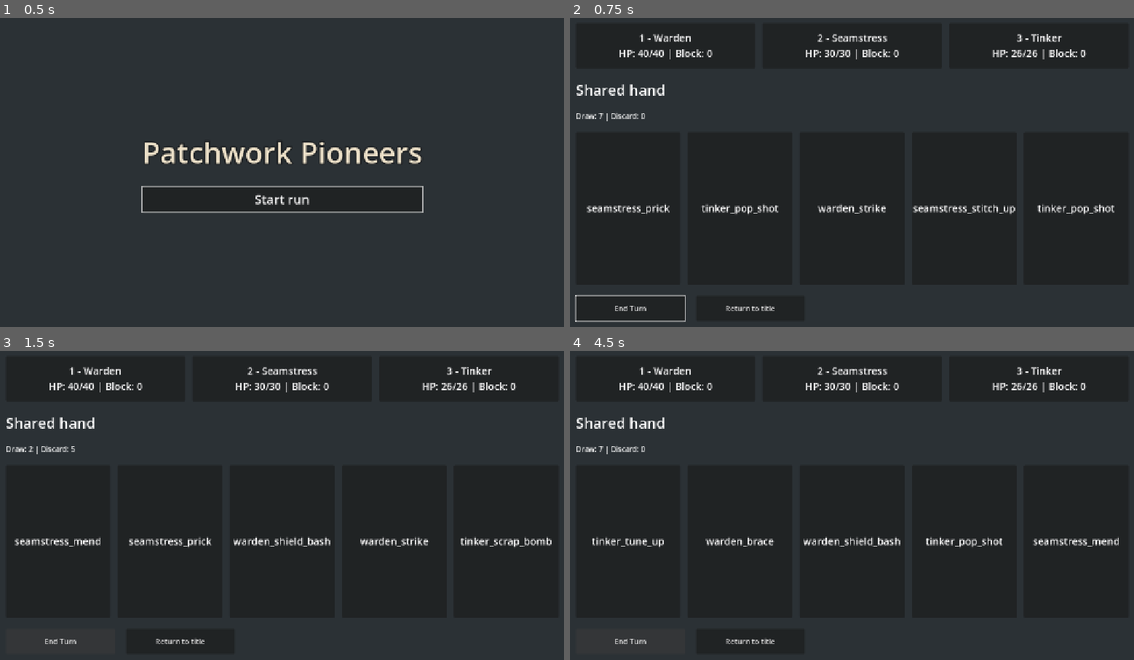
Above: before the commit, frames 1-4 (two rows, left to right).
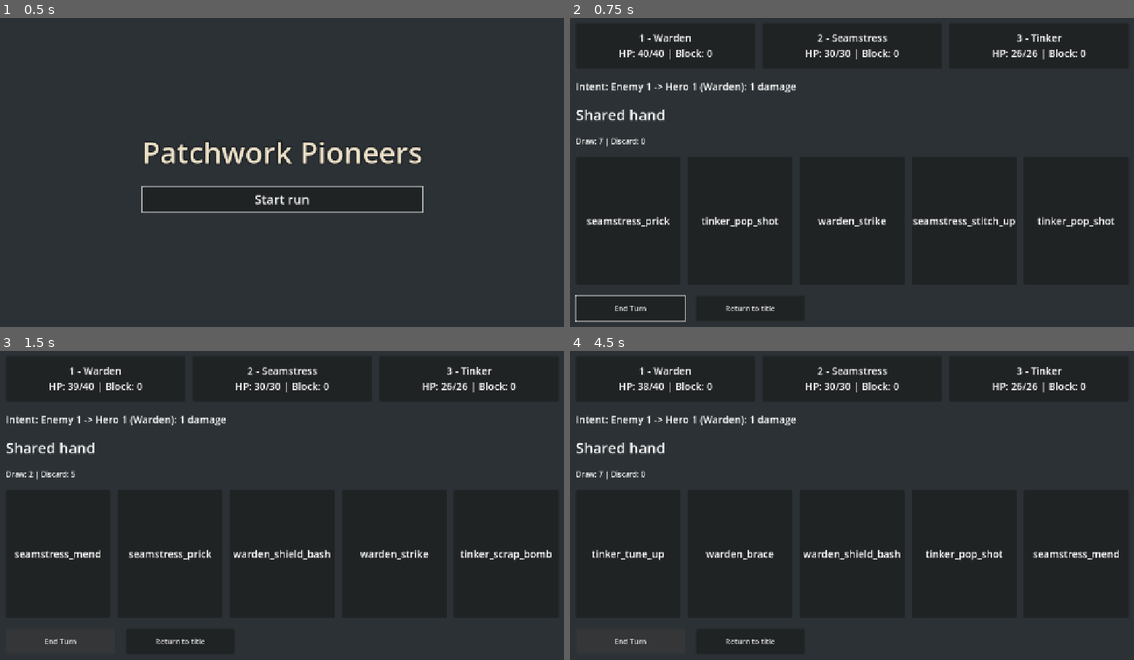
Above: after the commit, the same moments.

Repository: jcoev123-jpg/PatchworkPioneers
Game: Godot game, scene res://scenes/app.tscn
The game is run twice, just before and just after one commit, with the same random seed, the same clock (stepped at 60 frames per second) and the same inputs.
Inputs:
- Up to frame 1 (0.5 s): no input
- Up to frame 2 (0.75 s): click "Start run" at 0.5 s
- Up to frame 3 (1.5 s): click "End Turn" at 1.25 s
- Up to frame 4 (4.5 s): click "Return to title" at 2 s; click "Start run" at 2.75 s; click "End Turn" at 3.5 s; click "End Turn" at 4.25 s

Frame 1 is identical in both runs. In frame 2, 3.5% of the frame differs, in the area x 1-97%, y 20-68%; in frame 3, 3.7%, in the area x 1-98%, y 10-68%; in frame 4, 3.5%.

Commit message:
Patchwork Pioneers cycle 009: Wire enemy attacks into live End Turn
Accepted by relay v2 (Claude final review, tests green).

Diff:
--- /dev/null
+++ b/data/encounters/starter_attacks.json
@@ -0,0 +1,3 @@
+[
+  {"enemy_position": 1, "target_position": 1, "amount": 1}
+]
--- a/scripts/app.gd
+++ b/scripts/app.gd
@@ -6,9 +6,11 @@
 const TITLE := "Patchwork Pioneers"
 const STARTER_DECK_PATH := "res://data/cards/starter_deck.json"
 const STARTER_PARTY_PATH := "res://data/heroes/starter_party.json"
+const STARTER_ATTACKS_PATH := "res://data/encounters/starter_attacks.json"
 
 @export var run_seed: int = 42
 @export_file("*.json") var starter_party_path: String = STARTER_PARTY_PATH
+@export_file("*.json") var starter_attacks_path: String = STARTER_ATTACKS_PATH
 
 var title_label: Label
 var start_button: Button
@@ -23,6 +25,8 @@
 var party: CombatParty
 var hero_view: HBoxContainer
 var hero_panels: Array[PanelContainer] = []
+var enemy_attacks: Array = []
+var intent_label: Label
 
 
 func _ready() -> void:
@@ -80,6 +84,11 @@
 	if not starting_party.is_valid():
 		push_warning("Starter party definitions are invalid; run was not started")
 		return
+	var attacks := _load_enemy_attacks()
+	if attacks.is_empty():
+		push_warning("Starter attacks are invalid; run was not started")
+		return
+	enemy_attacks = attacks
 	party = starting_party
 	run_rng = RandomNumberGenerator.new()
 	run_rng.seed = run_seed
@@ -116,6 +125,38 @@
 			if not definition.get(field) is String or definition[field].is_empty():
 				return []
 		definition["max_hp"] = int(max_hp)
+	return source
+
+
+func _load_enemy_attacks() -> Array:
+	if not FileAccess.file_exists(starter_attacks_path):
+		return []
+	var parser := JSON.new()
+	if parser.parse(FileAccess.get_file_as_string(starter_attacks_path)) != OK:
+		return []
+	var source = parser.data
+	if not source is Array or source.is_empty():
+		return []
+	var sources: Array[int] = []
+	for attack in source:
+		if not attack is Dictionary:
+			return []
+		for field in ["enemy_position", "target_position", "amount"]:
+			var value = attack.get(field)
+			if not (value is int or value is float):
+				return []
+			if not is_finite(float(value)) or floor(float(value)) != float(value):
+				return []
+			if value < 0 or value >= float(CombatParty.MAX_INT):
+				return []
+			attack[field] = int(value)
+		if attack["enemy_position"] < 1 or attack["enemy_position"] > 3 or attack["enemy_position"] in sources:
+			return []
+		if attack["target_position"] < 1 or attack["target_position"] > CombatParty.PARTY_SIZE:
+			return []
+		sources.append(attack["enemy_position"])
+	source.sort_custom(func(a: Dictionary, b: Dictionary) -> bool:
+		return a["enemy_position"] < b["enemy_position"])
 	return source
 
 
@@ -141,6 +182,16 @@
 		label.horizontal_alignment = HORIZONTAL_ALIGNMENT_CENTER
 		label.add_theme_font_size_override("font_size", 22)
 		panel.add_child(label)
+	intent_label = Label.new()
+	intent_label.add_theme_font_size_override("font_size", 22)
+	var intents: PackedStringArray = []
+	for attack in enemy_attacks:
+		intents.append("Enemy %d -> Hero %d (%s): %d damage" % [
+			attack["enemy_position"], attack["target_position"],
+			party.get_hero(attack["target_position"])["name"], attack["amount"]])
+	intent_label.text = "Intent: " + "; ".join(intents)
+	intent_label.autowrap_mode = TextServer.AUTOWRAP_WORD_SMART
+	column.add_child(intent_label)
 	var heading := Label.new()
 	heading.text = "Shared hand"
 	heading.add_theme_font_size_override("font_size", 32)
@@ -157,7 +208,7 @@
 	end_turn_button = Button.new()
 	end_turn_button.text = "End Turn"
 	end_turn_button.custom_minimum_size = Vector2(240, 56)
-	end_turn_button.pressed.connect(_end_turn)
+	end_turn_button.pressed.connect(_end_turn.bind(end_turn_button))
 	actions.add_child(end_turn_button)
 	return_button = Button.new()
 	return_button.text = "Return to title"
@@ -196,9 +247,12 @@
 			"\nDOWNED" if party.is_downed(index + 1) else ""]
 
 
-func _end_turn() -> void:
+func _end_turn(button: Button = null) -> void:
+	if button == null or button != end_turn_button or button.disabled or not button.is_visible_in_tree():
+		return
 	if deck == null or party == null or not deck.end_turn():
 		return
+	CombatEnemyAttacks.new().execute_attacks(party, enemy_attacks)
 	if not deck.start_turn():
 		return
 	party.start_player_turn()
@@ -218,6 +272,8 @@
 	return_button = null
 	hero_view = null
 	hero_panels.clear()
+	intent_label = null
+	enemy_attacks.clear()
 	party = null
 	deck = null
 	run_rng = null
--- /dev/null
+++ b/tests/live_enemy_phase_test.gd
@@ -0,0 +1,201 @@
+extends SceneTree
+
+var failures: Array[String] = []
+var checks := 0
+
+
+func _initialize() -> void:
+	call_deferred("_run")
+
+
+func _check(condition: bool, message: String) -> void:
+	checks += 1
+	if not condition:
+		failures.append(message)
+
+
+func _deck(deck: CombatDeck) -> Array:
+	return [deck.draw_pile.duplicate(), deck.hand.duplicate(),
+		deck.discard_pile.duplicate(), deck.energy, deck.turn_active]
+
+
+func _snapshot(app) -> Array:
+	return [app.party.get_heroes(), _deck(app.deck), app.run_rng.state]
+
+
+func _visible(app) -> void:
+	_check(is_instance_valid(app.intent_label), "mounted intent label exists")
+	if is_instance_valid(app.intent_label):
+		_check(app.intent_label.is_visible_in_tree() and app.battle_view.is_ancestor_of(app.intent_label),
+			"intent is mounted and visible in battle")
+		_check(app.intent_label.text == "Intent: Enemy 1 -> Hero 1 (Warden): 1 damage",
+			"visible intent accurately describes authored source, target and damage")
+	_check(app.hero_panels.size() == 3, "all hero panels mounted")
+	for index in range(app.hero_panels.size()):
+		var panel = app.hero_panels[index]
+		_check(is_instance_valid(panel) and panel.get_child_count() > 0, "hero panel has content")
+		if not is_instance_valid(panel) or panel.get_child_count() == 0:
+			continue
+		var label = panel.get_child(0)
+		var hero: Dictionary = app.party.get_hero(index + 1)
+		_check(label is Label and label.is_visible_in_tree(), "hero text is visible")
+		if label is Label:
+			_check(label.text.contains("HP: %d/%d | Block: %d" % [hero.hp, hero.max_hp, hero.block]),
+				"hero display reflects actual HP and Block")
+	_check(app.hand_view.get_child_count() == app.deck.hand.size(), "hand display refreshed")
+	_check(app.pile_label.text == "Draw: %d | Discard: %d" % [
+		app.deck.draw_pile.size(), app.deck.discard_pile.size()], "pile display refreshed")
+
+
+func _invalid_sources(app) -> void:
+	var path := "user://live_enemy_phase_invalid.json"
+	var valid := {"enemy_position": 1, "target_position": 1, "amount": 1}
+	var fixtures: Array[String] = ["{", "{}", "[]", "[null]", "[1]", "[{}]",
+		JSON.stringify([valid, valid])]
+	for field in valid:
+		var missing := valid.duplicate()
+		missing.erase(field)
+		fixtures.append(JSON.stringify([missing]))
+		for bad in [null, true, "1", 0.5, -1, 1e30]:
+			var record := valid.duplicate()
+			record[field] = bad
+			fixtures.append(JSON.stringify([record]))
+	for field in ["enemy_position", "target_position"]:
+		for bad in [0, 4]:
+			var record := valid.duplicate()
+			record[field] = bad
+			fixtures.append(JSON.stringify([record]))
+	# Reject a whole phase, including a valid prefix, before creating any session.
+	fixtures.append(JSON.stringify([valid, {"enemy_position": 2, "target_position": 4, "amount": 1}]))
+	for source in fixtures:
+		var file := FileAccess.open(path, FileAccess.WRITE)
+		_check(file != null, "negative fixture opens outside repository")
+		if file == null:
+			continue
+		file.store_string(source)
+		file.close()
+		app.starter_attacks_path = path
+		app.start_button.pressed.emit()
+		_rejected(app)
+	DirAccess.remove_absolute(ProjectSettings.globalize_path(path))
+	app.starter_attacks_path = path
+	app.start_button.pressed.emit()
+	_rejected(app)
+	app.starter_attacks_path = app.STARTER_ATTACKS_PATH
+
+
+func _rejected(app) -> void:
+	_check(app.deck == null and app.party == null and app.run_rng == null,
+		"invalid or missing phase rejects before session creation")
+	_check(app.battle_view == null and app.intent_label == null and app.enemy_attacks.is_empty(),
+		"rejection leaves no partial battle or intent")
+	_check(app.title_view.is_visible_in_tree() and app.start_button.has_focus(), "rejection retains title and focus")
+	app._end_turn()
+	_check(app.deck == null and app.party == null, "inactive title End Turn is inert")
+
+
+func _run() -> void:
+	var scene := load("res://scenes/app.tscn") as PackedScene
+	_check(scene != null, "real scene loads")
+	if scene == null:
+		_finish()
+		return
+	var app = scene.instantiate()
+	root.add_child(app)
+	await process_frame
+	_check(is_instance_valid(app.start_button) and app.start_button.is_visible_in_tree(), "real title Start Run mounted")
+	if not is_instance_valid(app.start_button):
+		app.free()
+		_finish()
+		return
+	_invalid_sources(app)
+	var source: Array[String] = []
+	source.assign(JSON.parse_string(FileAccess.get_file_as_string(app.STARTER_DECK_PATH)))
+	var first_trace: Array = []
+	for session in range(2):
+		app.start_button.pressed.emit()
+		_check(app.party is CombatParty and app.deck is CombatDeck and app.run_rng != null,
+			"real Start Run creates complete session")
+		_check(is_instance_valid(app.end_turn_button) and is_instance_valid(app.return_button), "real battle controls exist")
+		if app.party == null or app.deck == null or app.run_rng == null or not is_instance_valid(app.end_turn_button) or not is_instance_valid(app.return_button):
+			app.free()
+			_finish()
+			return
+		await process_frame
+		_check(app.end_turn_button.is_visible_in_tree() and app.end_turn_button.has_focus(), "End Turn visible and keyboard focused")
+		if "--inject-wrong-intent" in OS.get_cmdline_user_args():
+			app.intent_label.text = "wrong"
+		if "--inject-missing-intent" in OS.get_cmdline_user_args():
+			app.intent_label.free()
+		_visible(app)
+		if not failures.is_empty():
+			app.free()
+			_finish()
+			return
+		var rng := RandomNumberGenerator.new()
+		rng.seed = app.run_seed
+		var reference := CombatDeck.new(source, rng)
+		_check(reference.start_turn(), "reference turn starts")
+		var trace: Array = [_snapshot(app)]
+		var before := _snapshot(app)
+		app.start_button.pressed.emit()
+		_check(_snapshot(app) == before, "duplicate Start Run cannot execute attacks or replace session")
+		for turn in range(12):
+			_check(app.deck.try_spend_energy(2) and reference.try_spend_energy(2), "spend actual shared energy")
+			before = _snapshot(app)
+			_check(not app.deck.try_spend_energy(2) and not app.deck.start_turn(), "failed spend and duplicate start reject")
+			_check(_snapshot(app) == before, "rejected actions preserve hero, piles, energy and RNG")
+			var blocked := turn % 2 == 0
+			if blocked:
+				_check(app.party.gain_block(1, 3) and app.party.gain_block(2, 4), "gain real front and middle Block")
+			var hp: int = app.party.get_hero(1).hp
+			var other_heroes: Array = app.party.get_heroes().slice(1)
+			app.end_turn_button.pressed.emit()
+			_check(reference.end_turn() and reference.start_turn(), "reference deck advances")
+			_check(app.party.get_hero(1).hp == hp - (0 if blocked else 1), "exactly one hit uses Block before HP")
+			for position in range(1, 4):
+				_check(app.party.get_hero(position).block == 0, "next player turn clears all Block")
+			for index in range(2):
+				_check(app.party.get_hero(index + 2).hp == other_heroes[index].hp, "only front takes damage")
+			_check(_deck(app.deck) == _deck(reference) and app.run_rng.state == rng.state,
+				"enemy phase consumes no RNG; deck, discard, draw and three energy cadence unchanged")
+			_visible(app)
+			trace.append(_snapshot(app))
+		# A mounted but inactive, hidden or disabled control must have no effects.
+		for mode in ["disabled", "hidden", "inactive"]:
+			if mode == "disabled":
+				app.end_turn_button.disabled = true
+			elif mode == "hidden":
+				app.battle_view.hide()
+			else:
+				_check(app.deck.end_turn(), "enter actual inactive deck phase")
+			before = _snapshot(app)
+			app.end_turn_button.pressed.emit()
+			_check(_snapshot(app) == before, "inactive/hidden/disabled button cannot damage, spend, draw or change RNG")
+			app.end_turn_button.disabled = false
+			app.battle_view.show()
+		if session == 0:
+			first_trace = trace
+		else:
+			_check(trace == first_trace, "fresh same-seed run replays every hero, deck and RNG snapshot")
+		var old_button: Button = app.end_turn_button
+		var old_party: WeakRef = weakref(app.party)
+		var intent_id: int = app.intent_label.get_instance_id()
+		app.return_button.pressed.emit()
+		old_button.pressed.emit()
+		_check(app.deck == null and app.party == null and app.run_rng == null and app.battle_view == null,
+			"return tears down session; detached button cannot resurrect it")
+		_check(app.enemy_attacks.is_empty() and app.intent_label == null, "return clears intent data and label")
+		_check(old_party.get_ref() == null, "old party released")
+		_check(app.title_view.is_visible_in_tree() and app.start_button.has_focus(), "return restores title and keyboard focus")
+		await process_frame
+		_check(not is_instance_id_valid(intent_id), "old mounted intent freed")
+	app.free()
+	_finish()
+
+
+func _finish() -> void:
+	for failure in failures:
+		printerr(failure)
+	print("live_enemy_phase_test: ", "PASS" if failures.is_empty() else "FAIL", " (", checks, " checks)")
+	quit(0 if failures.is_empty() else 1)
Not shown, added: tests/live_enemy_phase_test.gd.uid
